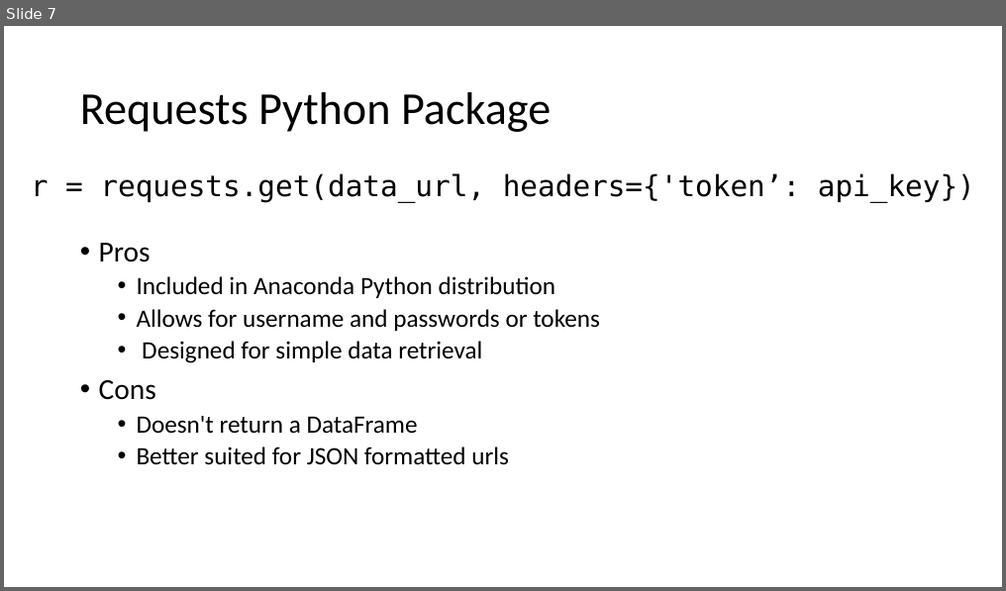
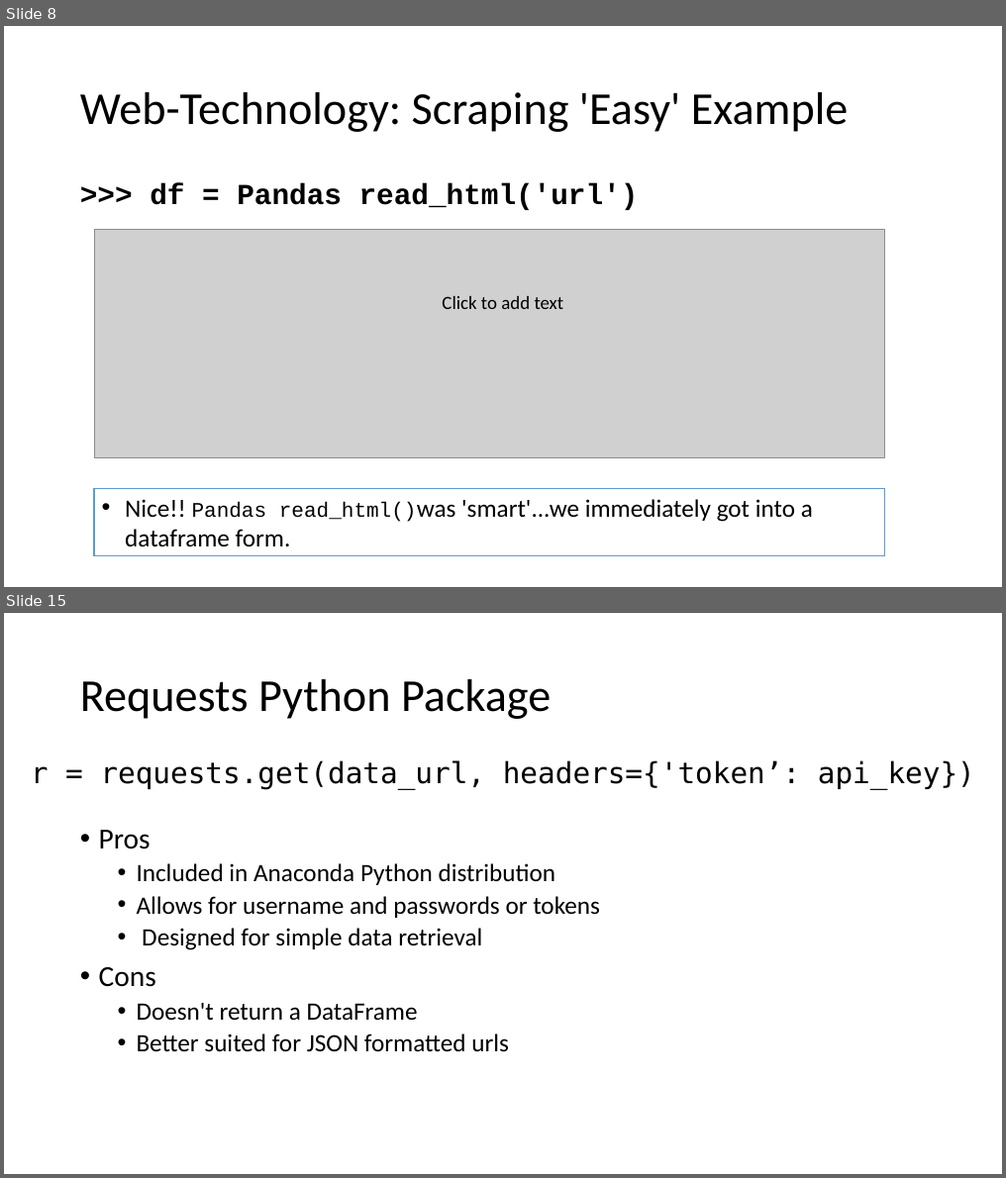
Before and after one commit to toddschultz/DegreesOfClimateChange, a slide deck: doc/design/TechnologyReview.pptx. Shown one above the other, each under a label of ours: slide 7 before the commit, slides 8 and 15 after it; the slides between them are not shown. The pictures are 1006x591 and 1006x1178 pixels, drawn with LibreOffice and Linux fonts; fonts in the diff are those of the drawing; grey boxes stand for pictures. Boxes give left, top, right and bottom in pixels: in the first picture for what was removed or moved away, otherwise in the second. Text is boxed around its words. In the diff, an @@ line names an element or a change of style, - is before the commit and + after.

```diff
--- a/doc/design/TechnologyReview.pptx
+++ b/doc/design/TechnologyReview.pptx
@@ slide 8 added at (4, 26, 1002, 587), background #FFFFFF @@
@@ title added at (80, 92, 848, 132), 44 pt, text #000000 @@
+Web-Technology: Scraping 'Easy' Example
@@ text added at (150, 183, 639, 210), 28 pt, text #000000, bold @@
+>>> df = Pandas read_html('url')
@@ picture added at (94, 229, 884, 458) @@
@@ text added at (442, 296, 564, 309), 18 pt, text #000000 @@
+Click to add text
@@ rectangle added at (94, 488, 884, 557), fill #FFFFFF, outline #5B9BD5 1 pt, 24 pt, text #000000 @@
+• Nice!! Pandas read_html()was 'smart'...we immediately got into a dataframe form.
@@ what was slide 7 is now slide 15 @@
```
Also in this commit, not shown: 7 other slides added, 1 other file.
